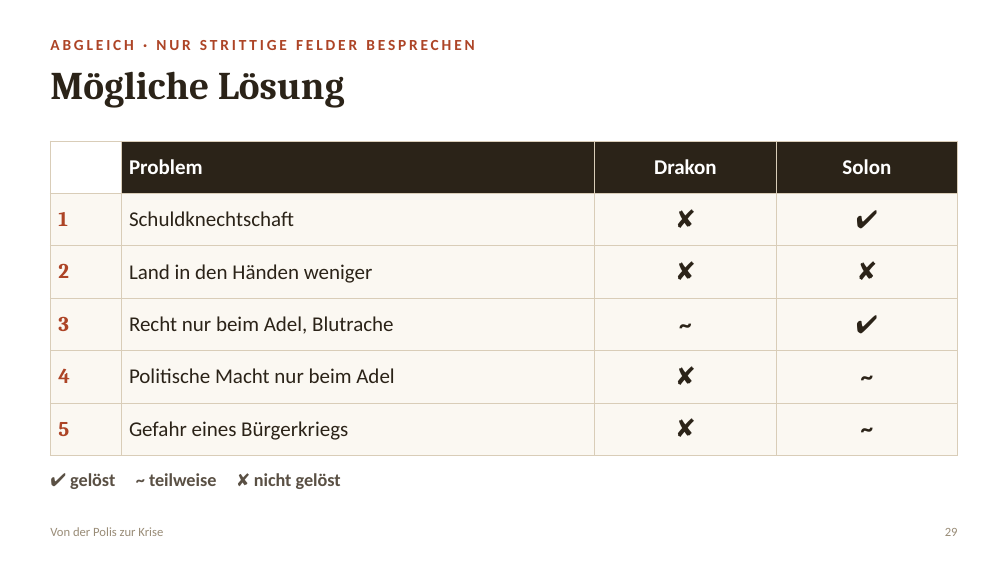
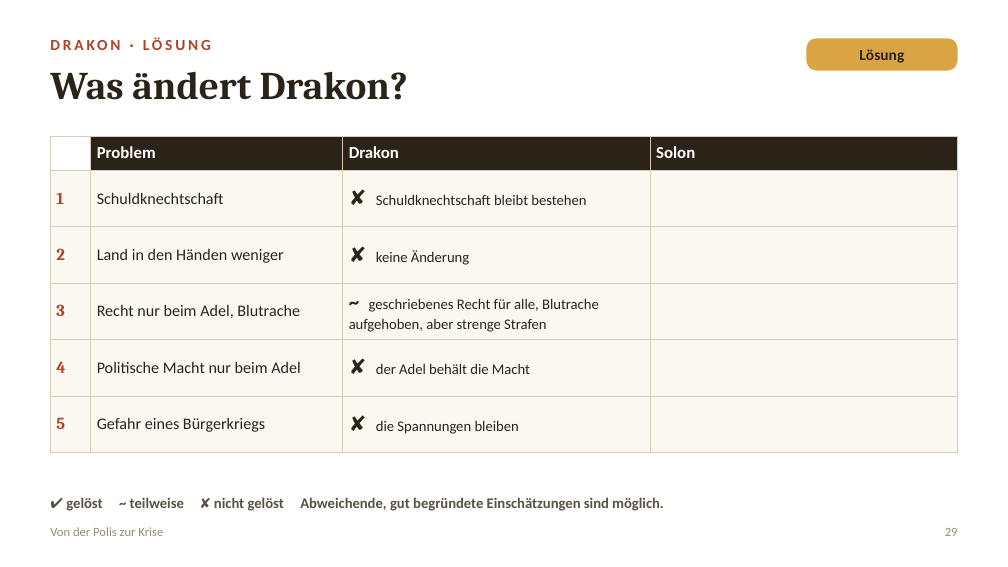
Before and after one commit to golzkonstantin-gif/Schule, a slide deck: slide 29 of Geschichte_11/Doppelstunde_Solon/Folien_Doppelstunde_Drakon_Solon.pptx. Drawn at 1008x567 pixels with LibreOffice and Linux fonts; fonts in the diff are those of the drawing. Boxes give left, top, right and bottom in pixels: in the first picture for what was removed or moved away, otherwise in the second. Text is boxed around its words. In the diff, an @@ line names an element or a change of style, - is before the commit and + after.

```diff
--- a/Geschichte_11/Doppelstunde_Solon/Folien_Doppelstunde_Drakon_Solon.pptx
+++ b/Geschichte_11/Doppelstunde_Solon/Folien_Doppelstunde_Drakon_Solon.pptx
@@ text removed at (50, 40, 474, 50) @@
-ABGLEICH · NUR STRITTIGE FELDER BESPRECHEN
@@ rounded rectangle added at (806, 38, 958, 71), fill #D9A441, 11 pt, text #2B2318, bold @@
+Lösung
@@ text at (50, 71, 345, 108): text changed; size 28 to 11 pt; font Cambria to Calibri; text colour #2B2318 to #AD4426 @@
-Mögliche Lösung
+DRAKON · LÖSUNG
@@ text added at (50, 71, 408, 100), 28 pt, text #2B2318, bold @@
+Was ändert Drakon?
@@ table at (50, 136, 958, 438) @@
-row 2, column 3: ✘
+row 2, column 3: ✘ Schuldknechtschaft bleibt bestehen
-row 2, column 4: ✔
+row 2, column 4: 
-row 3, column 3: ✘
+row 3, column 3: ✘ keine Änderung
-row 3, column 4: ✘
+row 3, column 4: 
-row 4, column 3: ~
+row 4, column 3: ~ geschriebenes Recht für alle, Blutrache aufgehoben, aber strenge Strafen
-row 4, column 4: ✔
+row 4, column 4: 
-row 5, column 3: ✘
+row 5, column 3: ✘ der Adel behält die Macht
-row 5, column 4: ~
+row 5, column 4: 
-row 6, column 3: ✘
+row 6, column 3: ✘ die Spannungen bleiben
-row 6, column 4: ~
+row 6, column 4: 
@@ size 15 to 12 pt in "Problem", "Drakon", "Solon", "1" and 4 more places @@
@@ size 15 to 11.5 pt in "Schuldknechtschaft", "Land in den Händen weniger", "Recht nur beim Adel, Blutrache", "Politische Macht nur beim Adel" and 1 more places @@
@@ alignment centre to left @@
@@ table: place and size @@
-table at (50, 141, 958, 444)
+table at (50, 136, 958, 438)
@@ text at (66, 497, 664, 511): text changed; size 13 to 10.5 pt @@
-✔ gelöst ~ teilweise ✘ nicht gelöst
+✔ gelöst ~ teilweise ✘ nicht gelöst Abweichende, gut begründete Einschätzungen sind möglich.
```
Also in this commit, not shown: 8 other slides changed, 6 slides added.
